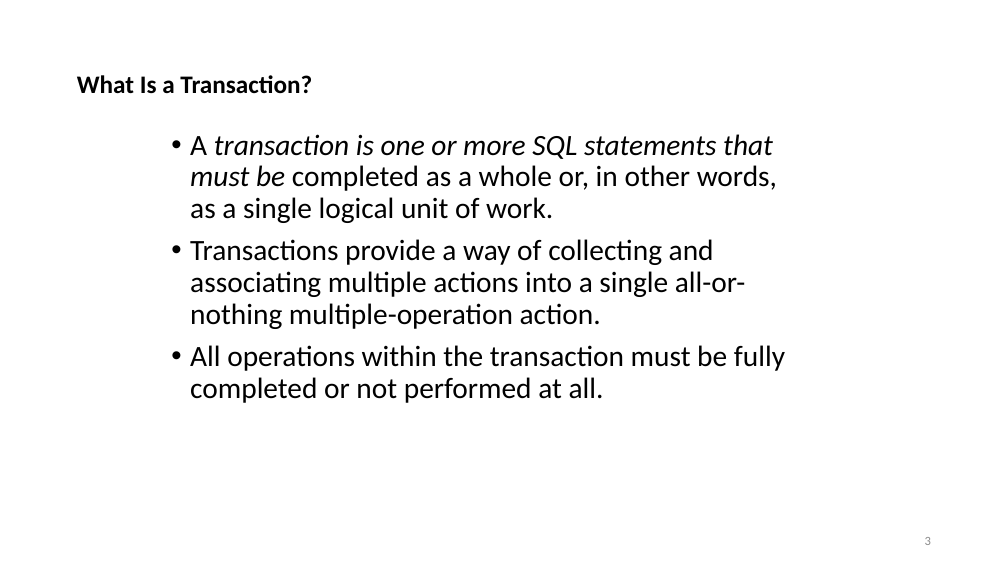
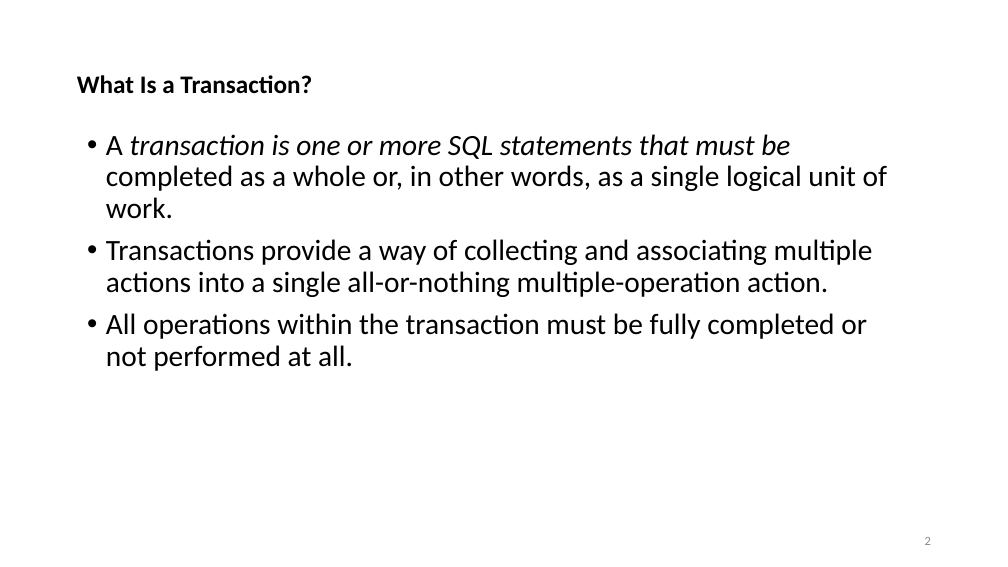
Before and after one commit to nashurgessa/DB-practices, a slide deck: slide 2 of Slides/transaction.pptx (slide 3 before the commit). Drawn at 1008x567 pixels with LibreOffice and Linux fonts; fonts in the diff are those of the drawing. Boxes give left, top, right and bottom in pixels: in the first picture for what was removed or moved away, otherwise in the second. Text is boxed around its words. In the diff, an @@ line names an element or a change of style, - is before the commit and + after.

```diff
--- a/Slides/transaction.pptx
+++ b/Slides/transaction.pptx
@@ text "A transaction is one or ..." rewrapped from [190,134,785,403] to [106,134,887,371] @@
```
Also in this commit, not shown: 13 other slides changed, 1 slide removed, 1 other file.
